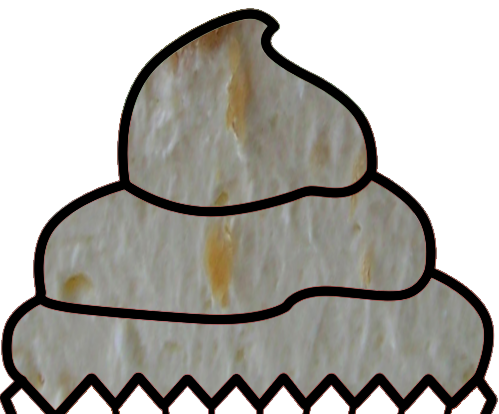
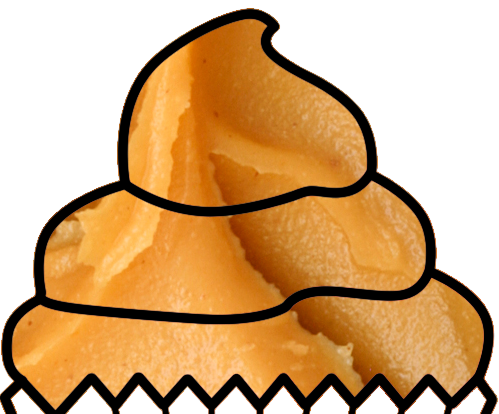
Layered file, before and after one edit (499 × 414). Changes by layer:
added layer "Bacon copy #2" above "Bacon copy #1" over [0, 8, 498, 414]
hid "Bacon copy #1" over [0, 8, 498, 414]
hid "Bacon copy" over [0, 8, 498, 414]
hid "Bacon" over [0, 8, 498, 414]
hid "Chocolate" over [0, 8, 498, 414]
